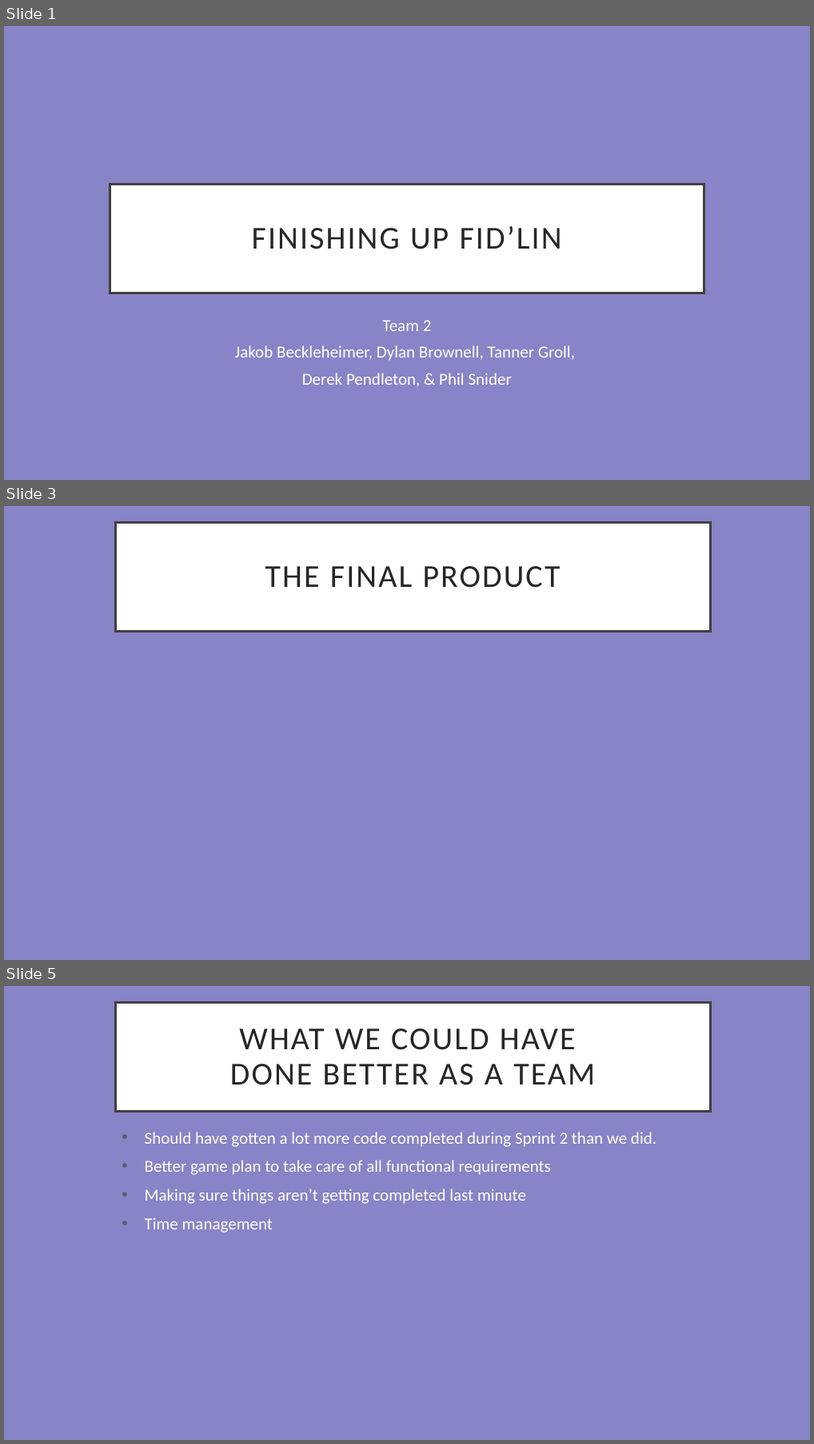
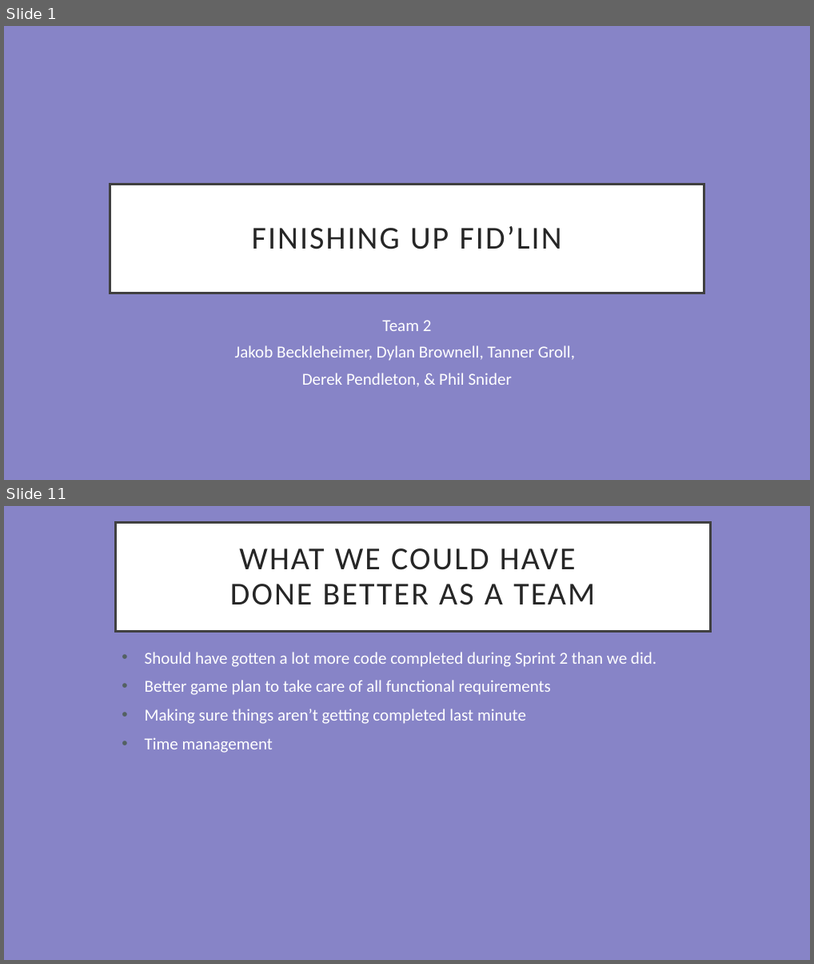
Before and after one commit to Thatawesomeguy4/FiddlePracticeAppCPSC4910, a slide deck: Fid'Lin Final Presentation.pptx. Shown one above the other, each under a label of ours: slides 1, 3 and 5 before the commit, slides 1 and 11 after it; the slides between them are not shown. The pictures are 814x1444 and 814x964 pixels, drawn with LibreOffice and Linux fonts; fonts in the diff are those of the drawing. Boxes give left, top, right and bottom in pixels: in the first picture for what was removed or moved away, otherwise in the second. Text is boxed around its words. In the diff, an @@ line names an element or a change of style, - is before the commit and + after.

```diff
--- a/Fid'Lin Final Presentation.pptx
+++ b/Fid'Lin Final Presentation.pptx
@@ slide 3 removed at (4,506,810,960), background #8784C7 @@
@@ title removed at (116,522,710,632) @@
-THE FINAL PRODUCT
@@ what was slide 5 is now slide 11 @@
```
Also in this commit, not shown: 2 slides changed, 7 slides added.
